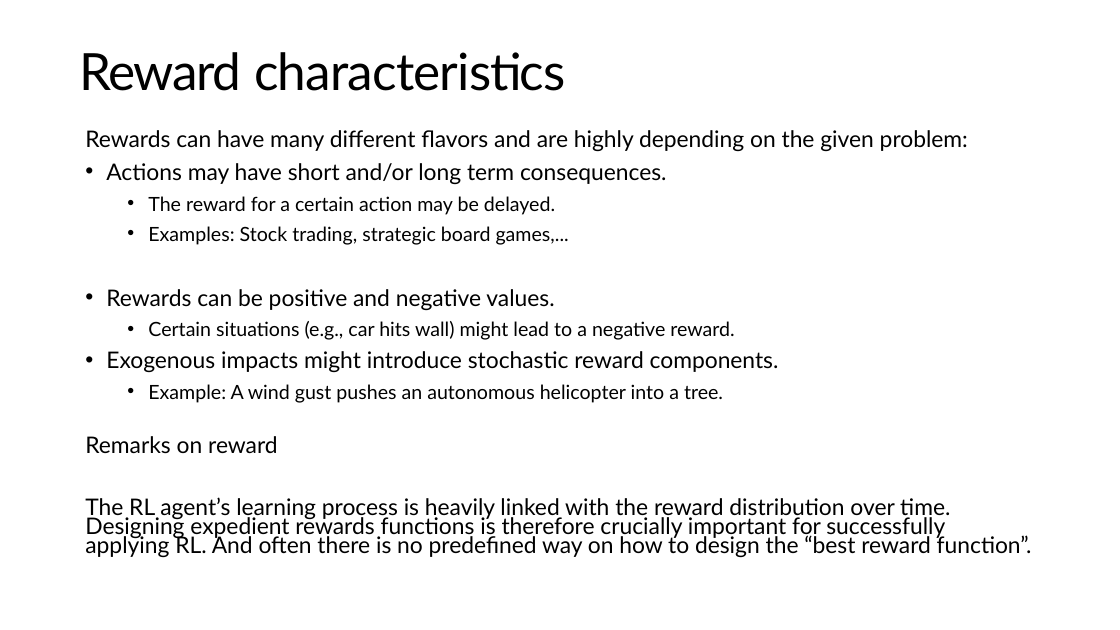
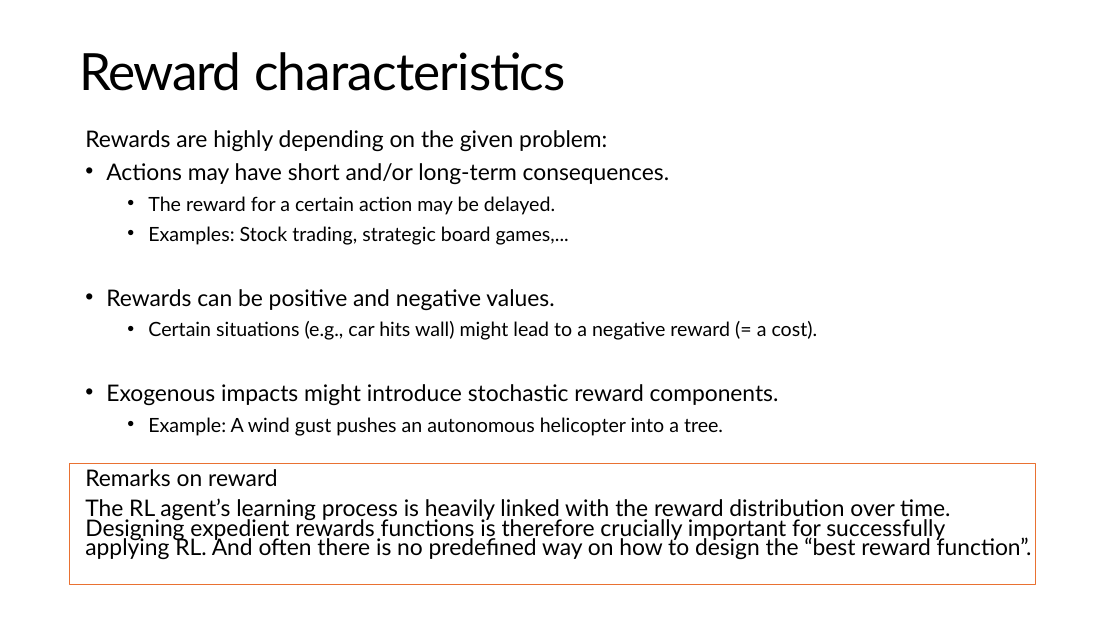
Before and after one commit to mhahsler/Introduction_to_Reinforcement_Learning, a slide deck: slide 19 of slides/Lecture01.pptx (slide 18 before the commit). Drawn at 1120x630 pixels with LibreOffice and Linux fonts; fonts in the diff are those of the drawing. Boxes give left, top, right and bottom in pixels: in the first picture for what was removed or moved away, otherwise in the second. Text is boxed around its words. In the diff, an @@ line names an element or a change of style, - is before the commit and + after.

```diff
--- a/slides/Lecture01.pptx
+++ b/slides/Lecture01.pptx
@@ text at bbox=[85, 130, 669, 184]: text changed @@
-Rewards can have many different flavors and are highly depending on the given problem:
-• Actions may have short and/or long term consequences.
+Rewards are highly depending on the given problem:
+• Actions may have short and/or long-term consequences.
@@ text at bbox=[148, 321, 818, 340]: text changed @@
-  • Certain situations (e.g., car hits wall) might lead to a negative reward.
+  • Certain situations (e.g., car hits wall) might lead to a negative reward (= a cost).
@@ rectangle added at bbox=[70, 464, 1036, 585], outline #E97132 0.75 pt @@
```
Also in this commit, not shown: 18 other slides changed, 7 slides added, 4 slides removed, 3 other files.
